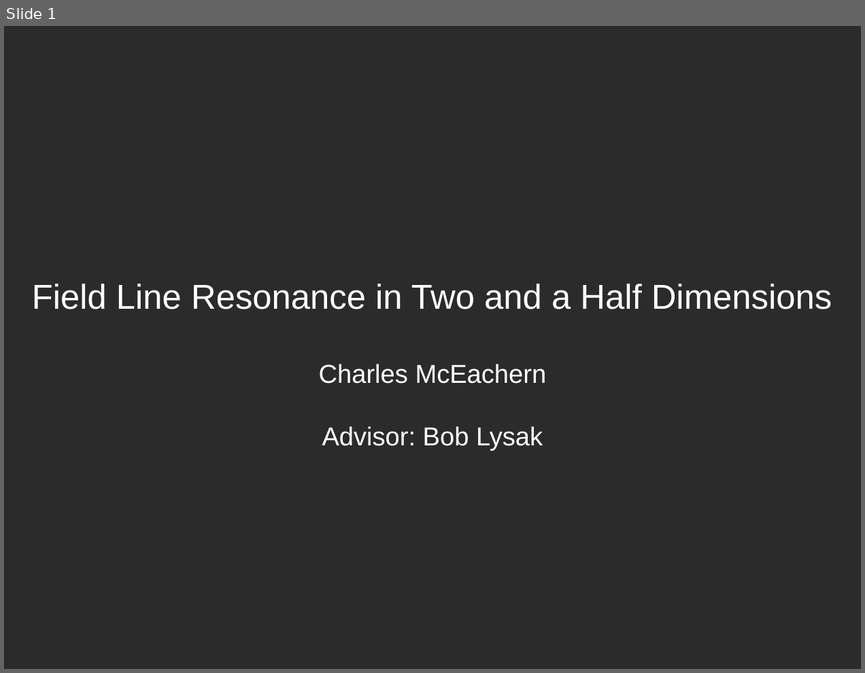
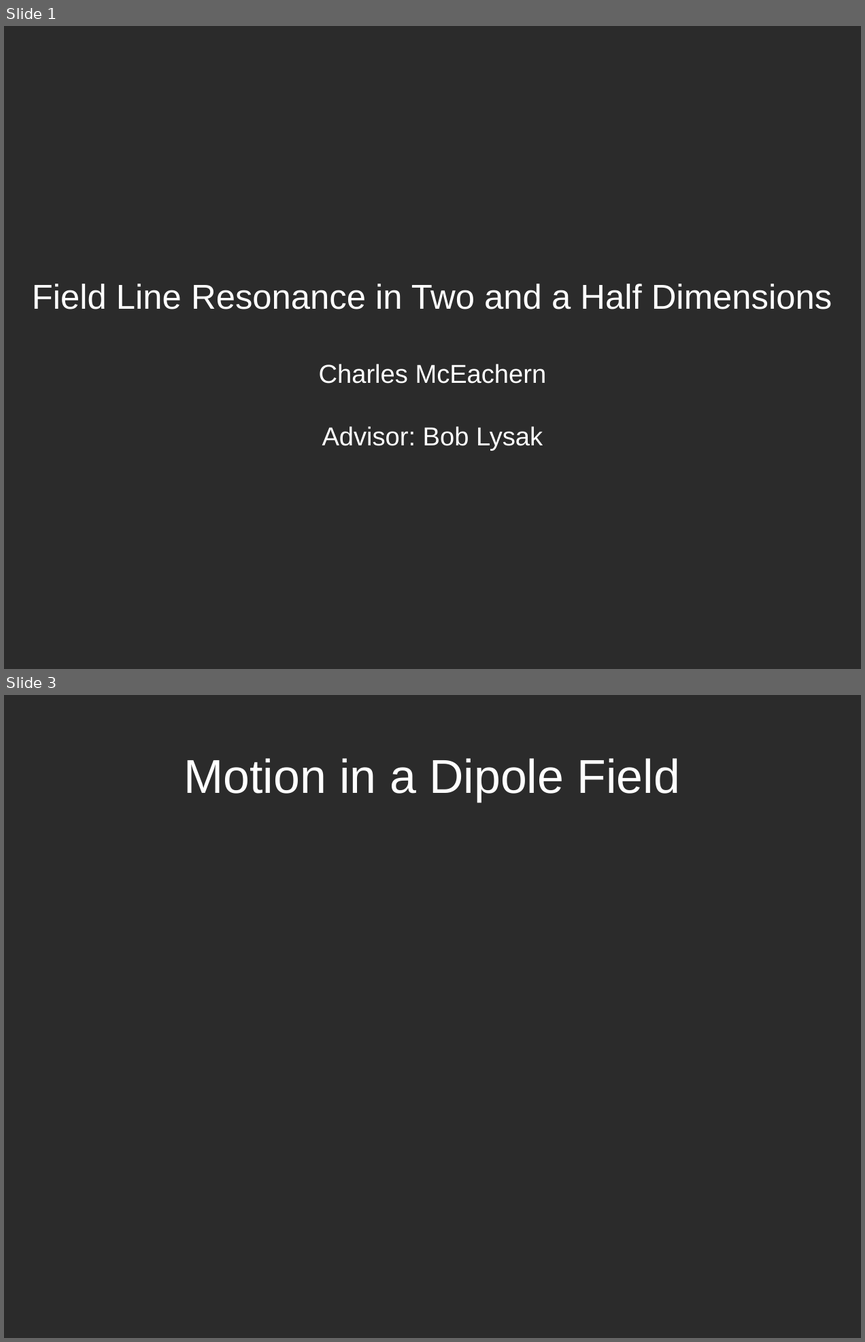
Before and after one commit to charles-uno/dissertation, a slide deck: talk/space_seminar_20160419.odp. Shown one above the other, each under a label of ours: slide 1 before the commit, slides 1 and 3 after it; the slides between them are not shown. The pictures are 865x673 and 865x1342 pixels, drawn with LibreOffice and Linux fonts; fonts in the diff are those of the drawing; background and template pictures are left out; a plain dark background stands for a picture behind light text. Boxes give left, top, right and bottom in pixels: in the first picture for what was removed or moved away, otherwise in the second. Text is boxed around its words. In the diff, an @@ line names an element or a change of style, - is before the commit and + after.

```diff
--- a/talk/space_seminar_20160419.odp
+++ b/talk/space_seminar_20160419.odp
@@ slide 3 added at (4, 695, 861, 1338), background picture (left out) @@
@@ title added at (184, 758, 680, 802), 44 pt, text #FFFFFF @@
+Motion in a Dipole Field
```
Also in this commit, not shown: 35 other slides added, 1 slide removed.
